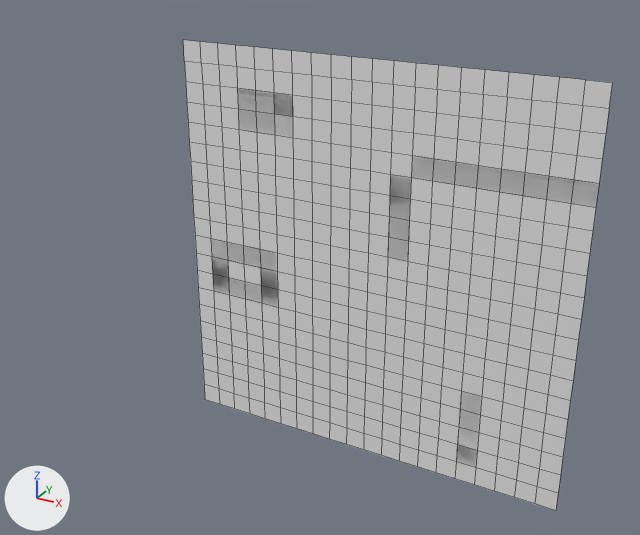
Before and after pictures for a commit that changed the OBJ model Assets/Tiled2Unity/Meshes/testMap.obj.
Rendered twice from a 50 mm lens placed at (828.0, -4431.0, 902.0), pointed at (-1664.0, 100.0, -1363.0). The axes (+X, +Y, +Z) are drawn at lower left. The lights are the same throughout. Mesh edges are drawn as thin lines. Where no turn or scale is listed for an object, it has been applied to the vertices.

The first picture shows 'testMap'.
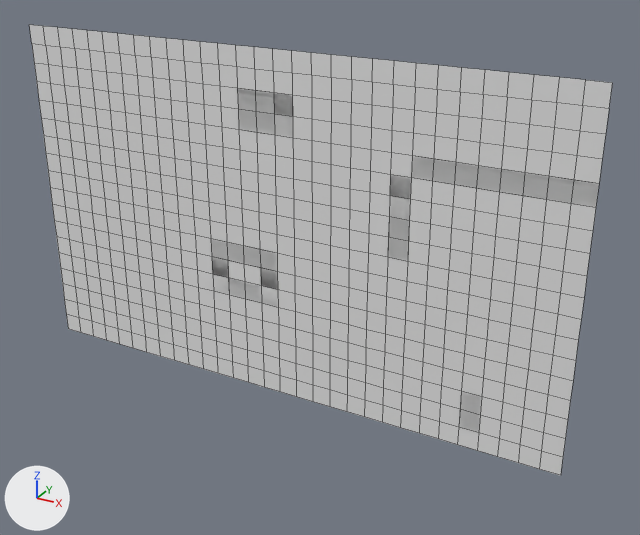
Location of each change, [x1, y1, x2, y2] in pixels of the pictures (640 x 535 px):
'testMap', reshaped (36% wider)
    before: [183, 40, 613, 511]
    after: [29, 25, 613, 475]
part 1 of me_testmap, built on
    before: [203, 369, 561, 511]
    after: [29, 25, 203, 369]

Diff of the bpy script that builds the scene:
```diff
--- a/Assets/Tiled2Unity/Meshes/testMap.obj.py
+++ b/Assets/Tiled2Unity/Meshes/testMap.obj.py
@@ me_testmap @@
 # used by ob_testmap; location = (0.0, 0.0, 0.0)
-me_testmap.from_pydata(...)  # 441 vertices, 416 faces; spans x -2560.0..0.0, y 0.0, z -2560.0..0.0
+me_testmap.from_pydata(...)  # 589 vertices, 555 faces; spans x -3840.0..0.0, y 0.0, z -2304.0..0.0
+# me_testmap part 1
+# 41 vertices are removed from x -2560.0..0.0, y 0.0, z -2560.0..-2432.0
+# 41 faces are deleted
+# 1 vertex moves from x -2560.0, y 0.0, z -2432.0 to x -2688.0, y 0.0, z -2304.0
+# 19 new vertices lie (-128.0, 0.0, 0.0) away from vertices in x -2560.0, y 0.0, z -2432.0..0.0
+# 19 new vertices lie (-128.0, 0.0, 0.0) away from vertices in x -2816.0..-2688.0, y 0.0, z -2304.0..0.0
+# 19 new vertices lie (-128.0, 0.0, 0.0) away from vertices in x -2944.0..-2816.0, y 0.0, z -2304.0..0.0
+# 19 new vertices lie (-128.0, 0.0, 0.0) away from vertices in x -3072.0..-2944.0, y 0.0, z -2304.0..0.0
+# 19 new vertices lie (-128.0, 0.0, 0.0) away from vertices in x -3200.0..-3072.0, y 0.0, z -2304.0..0.0
+# 19 new vertices lie (-128.0, 0.0, 0.0) away from vertices in x -3328.0..-3200.0, y 0.0, z -2304.0..0.0
+# 19 new vertices lie (-128.0, 0.0, 0.0) away from vertices in x -3456.0..-3328.0, y 0.0, z -2304.0..0.0
+# 19 new vertices lie (-128.0, 0.0, 0.0) away from vertices in x -3584.0..-3456.0, y 0.0, z -2304.0..0.0
+# 19 new vertices lie (-128.0, 0.0, 0.0) away from vertices in x -3712.0..-3584.0, y 0.0, z -2304.0..0.0
+# 18 new vertices lie (-128.0, 0.0, 0.0) away from vertices in x -3712.0, y 0.0, z -2176.0..0.0
+# 180 new faces join them
```
